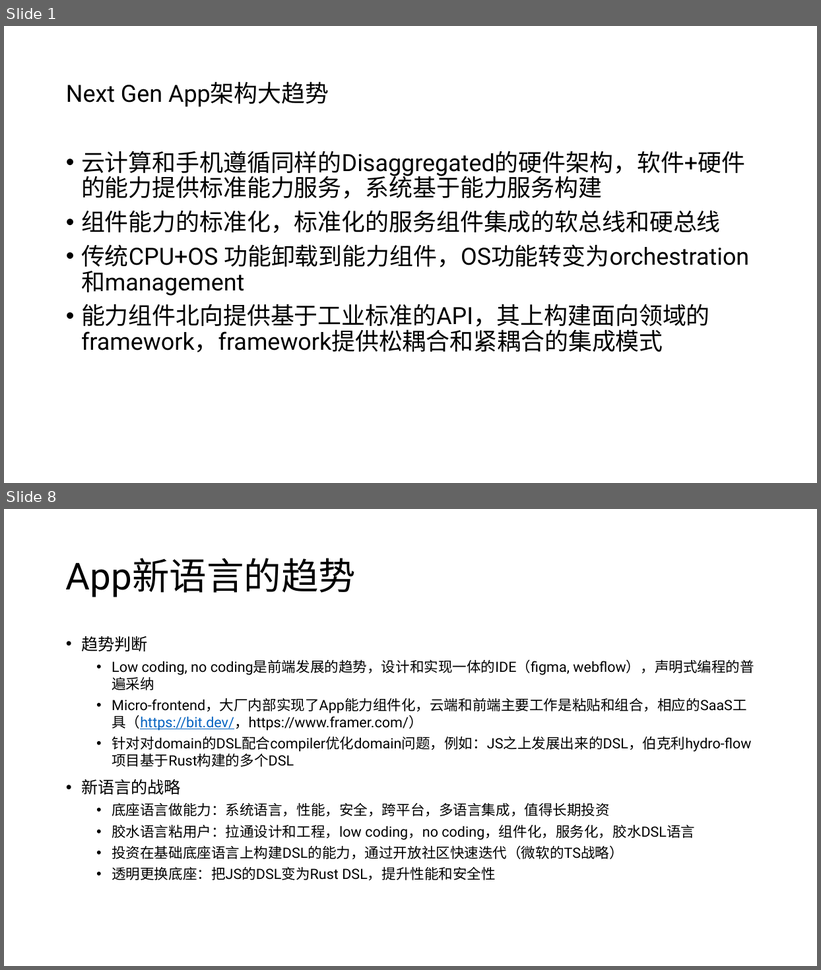
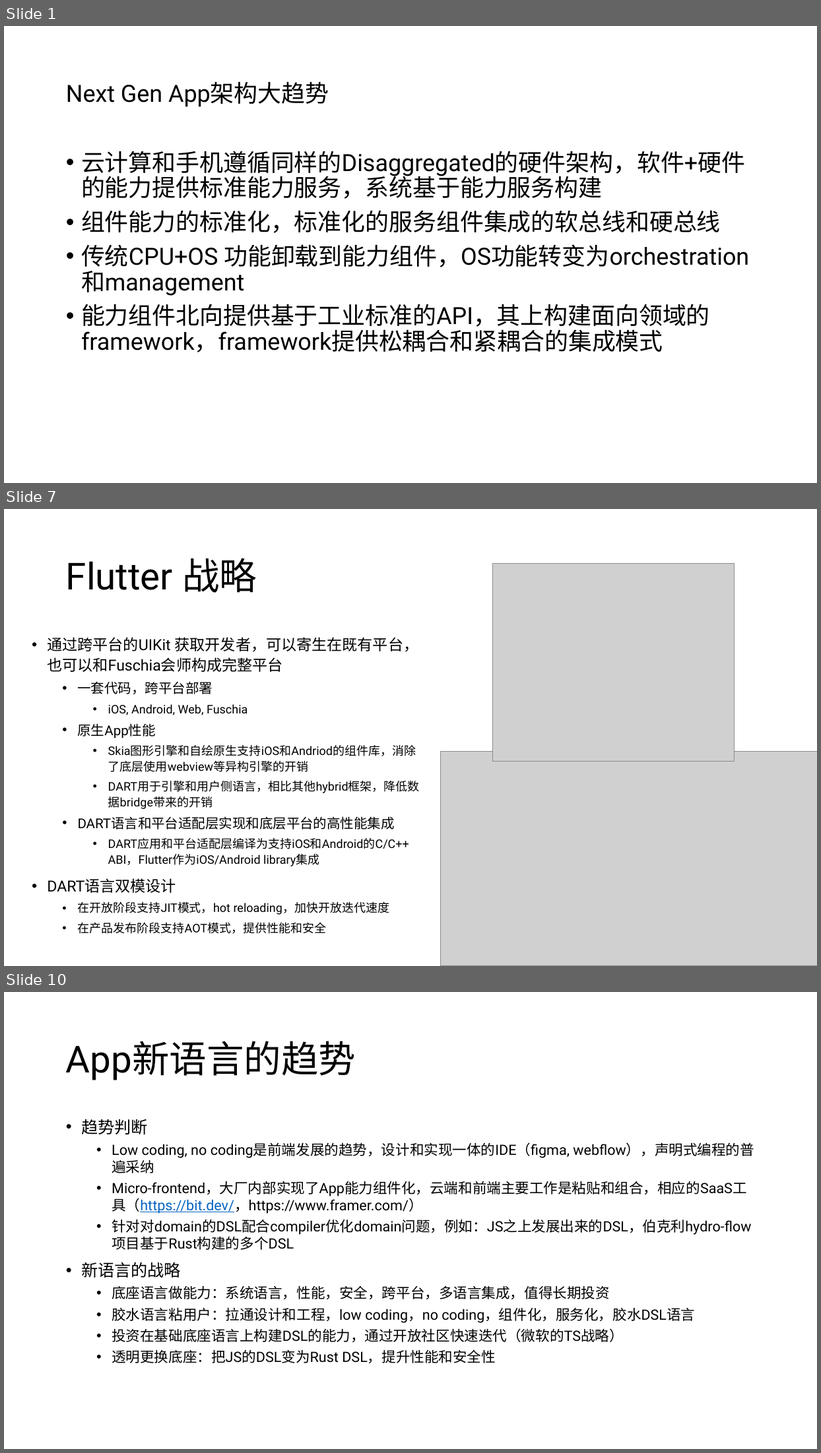
Before and after one commit to sbagga/mistyminds, a slide deck: _posts/Next Gen App Architecture.pptx. Shown one above the other, each under a label of ours: slides 1 and 8 before the commit, slides 1, 7 and 10 after it; the slides between them are not shown. The pictures are 821x970 and 821x1453 pixels, drawn with LibreOffice and Linux fonts; fonts in the diff are those of the drawing; grey boxes stand for pictures. Boxes give left, top, right and bottom in pixels: in the first picture for what was removed or moved away, otherwise in the second. Text is boxed around its words. In the diff, an @@ line names an element or a change of style, - is before the commit and + after.

```diff
--- a/_posts/Next Gen App Architecture.pptx
+++ b/_posts/Next Gen App Architecture.pptx
@@ slide 7 added at box(4, 509, 817, 966), background #FFFFFF @@
@@ title added at box(66, 558, 257, 593), 44 pt, text #000000 @@
+Flutter 战略
@@ picture added at box(492, 563, 734, 762) @@
@@ text added at box(47, 637, 420, 934), 14 pt, text #000000 @@
+• 通过跨平台的UIKit 获取开发者，可以寄生在既有平台，也可以和Fuschia会师构成完整平台
+  • 一套代码，跨平台部署
+    • iOS, Android, Web, Fuschia
+  • 原生App性能
+    • Skia图形引擎和自绘原生支持iOS和Andriod的组件库，消除了底层使用webview等异构引擎的开销
+    • DART用于引擎和用户侧语言，相比其他hybrid框架，降低数据bridge带来的开销
+  • DART语言和平台适配层实现和底层平台的高性能集成
+    • DART应用和平台适配层编译为支持iOS和Android的C/C++ ABI，Flutter作为iOS/Android library集成
+• DART语言双模设计
+  • 在开放阶段支持JIT模式，hot reloading，加快开放迭代速度
+  • 在产品发布阶段支持AOT模式，提供性能和安全
@@ picture added at box(441, 752, 817, 966) @@
@@ what was slide 8 is now slide 10 @@
```
Also in this commit, not shown: 7 slides changed, 1 other slide added, 1 other file.
